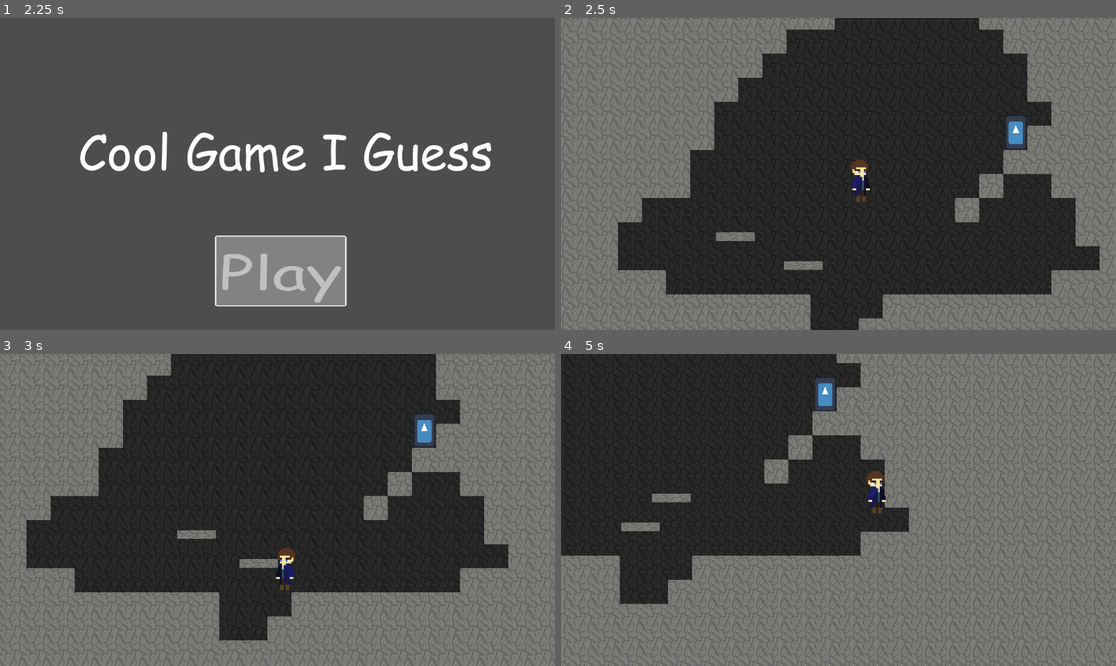
Above: before the commit, frames 1-4 (two rows, left to right).
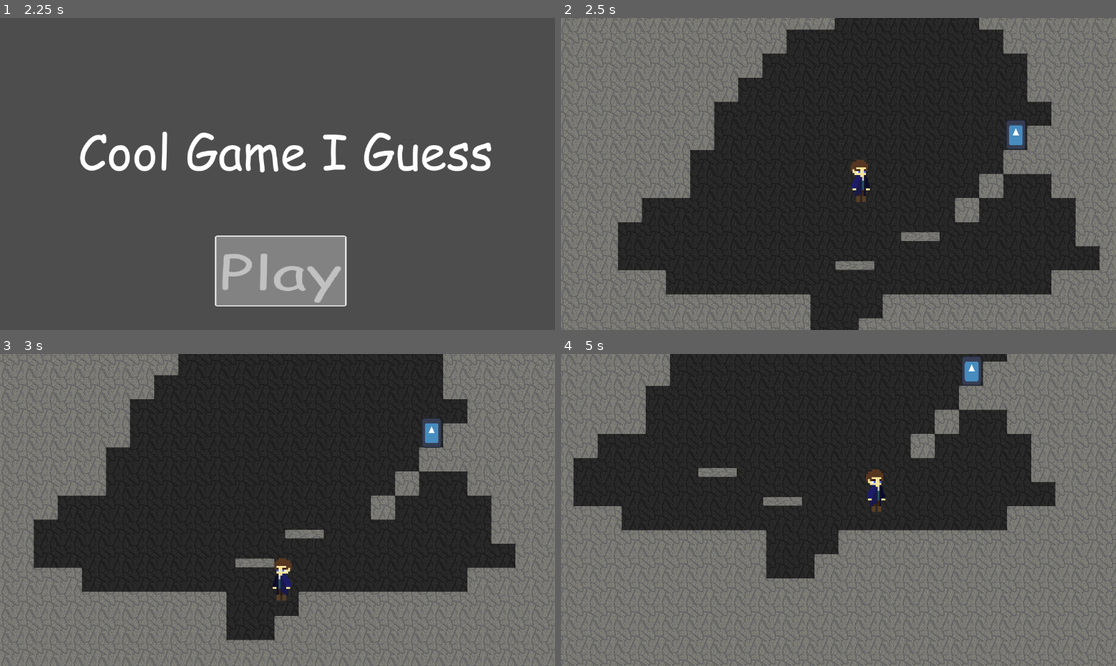
Above: after the commit, the same moments.

Repository: GitJustAPerson/Bullet-R.E.P.O.
Game: Godot game, scene res://assets/scenes/game.tscn
Two runs of this game, one before a commit and one after it. Both use one fixed random seed, a clock stepped at 60 frames per second and the inputs below. The engine's default icon, where the game draws it, is replaced by a stand-in: a white triangle on a blue panel in a dark square.
Inputs:
- Up to frame 1 (2.25 s): click "Play" at 0.5 s; hold E (interact, bound only after the commit) 1.28-2.03 s; hold D (walk_right) from 1.28 s (still down); tap Space (walk_jump) at 1.52 s; tap E (interact, bound only after the commit) at 2.1 s
- Up to frame 2 (2.5 s): keep holding D (walk_right); tap Space (walk_jump) at 2.27 s
- Up to frame 3 (3 s): release D (walk_right) at 2.78 s; hold A (walk_left) from 2.78 s (still down); hold E (interact, bound only after the commit) from 2.78 s (still down)
- Up to frame 4 (5 s): release A (walk_left) at 3.53 s; release E (interact, bound only after the commit) at 3.53 s; hold D (walk_right) from 3.53 s (still down); tap E (interact, bound only after the commit) at 3.6 s; tap Space (walk_jump) at 3.77, 4.52 s; hold E (interact, bound only after the commit) from 4.28 s (still down)

Frame 1 is identical in both runs. In frame 2, 0.9% of the frame differs, in the area x 27-84%, y 31-81%; in frame 3, 8.8%; in frame 4, 33%, in the area x 0-100%, y 0-100%.

Commit message:
Added a basic level door scene

Diff:
--- /dev/null
+++ b/assets/scenes/basic_level_door.tscn
@@ -0,0 +1,20 @@
+[gd_scene load_steps=4 format=3 uid="uid://jj145i5i5veh"]
+
+[ext_resource type="Script" uid="uid://dja6tdqaj0cjt" path="res://assets/scripts/level_door.gd" id="1_3jq4f"]
+[ext_resource type="Texture2D" uid="uid://b5gr75wg2qjdc" path="res://icon.svg" id="2_k7jaa"]
+
+[sub_resource type="RectangleShape2D" id="RectangleShape2D_j8ygl"]
+size = Vector2(127, 125)
+
+[node name="LevelDoor" type="Area2D"]
+script = ExtResource("1_3jq4f")
+metadata/_custom_type_script = "uid://dja6tdqaj0cjt"
+
+[node name="Sprite2D" type="Sprite2D" parent="."]
+scale = Vector2(0.32, 0.487)
+texture = ExtResource("2_k7jaa")
+
+[node name="CollisionShape2D" type="CollisionShape2D" parent="."]
+position = Vector2(0.5, -0.5)
+scale = Vector2(0.32, 0.487)
+shape = SubResource("RectangleShape2D_j8ygl")
--- a/assets/scenes/levels/other_test_level.tscn
+++ b/assets/scenes/levels/other_test_level.tscn
@@ -1,6 +1,7 @@
-[gd_scene load_steps=4 format=4 uid="uid://bal0t75lc286t"]
+[gd_scene load_steps=5 format=4 uid="uid://bal0t75lc286t"]
 
 [ext_resource type="Texture2D" uid="uid://bvtvic6bjyjtd" path="res://assets/sprites/Texture Sheet.png" id="1_ks0r6"]
+[ext_resource type="PackedScene" uid="uid://jj145i5i5veh" path="res://assets/scenes/basic_level_door.tscn" id="2_5rs0t"]
 
 [sub_resource type="TileSetAtlasSource" id="TileSetAtlasSource_5rs0t"]
 texture = ExtResource("1_ks0r6")
@@ -24,5 +25,7 @@
 tile_map_data = PackedByteArray("AAD8/wEAAAAAAAAAAAD8/wIAAAAAAAAAAAD9/wIAAAAAAAAAAAD+/wIAAAAAAAAAAAACAAEAAAAAAAAAAAADAA …(27152 unchanged characters)…
 tile_set = SubResource("TileSet_qj0r4")
 
-[node name="StartingPos" type="Node2D" parent="."]
-position = Vector2(-130, -101)
+[node name="LevelDoor" parent="." instance=ExtResource("2_5rs0t")]
+position = Vector2(1, 119)
+DestinationLevel = "test_level"
+StartingPositionNode = "LevelDoor"
--- a/assets/scenes/levels/test_level.tscn
+++ b/assets/scenes/levels/test_level.tscn
@@ -1,8 +1,7 @@
-[gd_scene load_steps=11 format=4 uid="uid://epgc7qyaiknx"]
+[gd_scene load_steps=9 format=4 uid="uid://epgc7qyaiknx"]
 
 [ext_resource type="Texture2D" uid="uid://bvtvic6bjyjtd" path="res://assets/sprites/Texture Sheet.png" id="1_u1p23"]
-[ext_resource type="Script" uid="uid://dja6tdqaj0cjt" path="res://assets/scripts/level_door.gd" id="2_a2kxc"]
-[ext_resource type="Texture2D" uid="uid://b5gr75wg2qjdc" path="res://icon.svg" id="3_nd8wk"]
+[ext_resource type="PackedScene" uid="uid://jj145i5i5veh" path="res://assets/scenes/basic_level_door.tscn" id="2_a2kxc"]
 
 [sub_resource type="TileSetAtlasSource" id="TileSetAtlasSource_nd8wk"]
 texture = ExtResource("1_u1p23")
@@ -73,9 +72,6 @@
 &"moving_platform_test": SubResource("Animation_a2kxc")
 }
 
-[sub_resource type="RectangleShape2D" id="RectangleShape2D_nd8wk"]
-size = Vector2(43, 65)
-
 [node name="TestLevel" type="Node2D"]
 metadata/_edit_horizontal_guides_ = [90.0]
 
@@ -117,18 +113,7 @@
 }
 autoplay = "moving_platform_test"
 
-[node name="LevelDoor" type="Area2D" parent="."]
-position = Vector2(364, -262)
-script = ExtResource("2_a2kxc")
+[node name="LevelDoor" parent="." instance=ExtResource("2_a2kxc")]
+position = Vector2(376, -281)
 DestinationLevel = "other_test_level"
-StartingPositionNode = "StartingPos"
-metadata/_custom_type_script = "uid://dja6tdqaj0cjt"
-
-[node name="Sprite2D" type="Sprite2D" parent="LevelDoor"]
-position = Vector2(12, -24)
-scale = Vector2(-0.335944, 0.556385)
-texture = ExtResource("3_nd8wk")
-
-[node name="CollisionShape2D" type="CollisionShape2D" parent="LevelDoor"]
-position = Vector2(11.5, -24.5)
-shape = SubResource("RectangleShape2D_nd8wk")
+StartingPositionNode = "LevelDoor"
--- a/assets/scripts/level_door.gd
+++ b/assets/scripts/level_door.gd
@@ -3,29 +3,33 @@
 extends Area2D
 
 
-@onready var level_manager: LevelManager = get_parent().get_parent().get_parent().get_node("LevelManager")
+@onready var level_manager: LevelManager = get_parent().get_parent().get_node("LevelManager")
 
 @export var DestinationLevel: String;
 @export var StartingPositionNode: String;
 
 var has_entered = false;
 
-func _on_body_entered(body: Node2D):
-	if body.name == 'Player':
-		if not has_entered:
-			has_entered = true;
+func _input(event: InputEvent) -> void:
 
-			var new_level: Node = level_manager.load_level("res://assets/scenes/levels/" + DestinationLevel + ".tscn");
-			new_level.position = Vector2(0.0, 0.0);
-			get_parent().get_parent().get_parent().add_child(new_level)
+	if event.is_action_pressed("interact"):
+		var bodies: Array[Node2D] = get_overlapping_bodies();
 
-			var starting_node: Node2D = new_level.get_node(StartingPositionNode)
+		for body in bodies:
+			if body.name == 'Player':
+				if not has_entered:
+					has_entered = true;
 
-			body.position = starting_node.position;
+					body.velocity = Vector2(0.0, 0.0)
 
-			get_parent().queue_free()
+					var new_level: Node = level_manager.load_level("res://assets/scenes/levels/" + DestinationLevel + ".tscn");
+					new_level.position = Vector2(0.0, 0.0);
+					#get_parent().get_parent().get_parent().add_child(new_level)
 
-func _ready() -> void:
+					var starting_node: Node2D = new_level.get_node(StartingPositionNode)
 
-	body_entered.connect(_on_body_entered);
-	print(level_manager.load_level);
+					body.position = starting_node.position;
+
+					get_parent().queue_free()
+
+					break
--- a/assets/scripts/level_manager.gd
+++ b/assets/scripts/level_manager.gd
@@ -12,4 +12,5 @@
 	#print('test level')
 	LEVEL_FILE = load(level_name);
 	LOADED_LEVEL = LEVEL_FILE.instantiate();
-	return LOADED_LEVEL
+	get_parent().add_child(LOADED_LEVEL);
+	return LOADED_LEVEL;
--- a/assets/scripts/start_menu.gd
+++ b/assets/scripts/start_menu.gd
@@ -16,6 +16,7 @@
 
 	var level: Node2D = level_manager.load_level("res://assets/scenes/levels/test_level.tscn");
 	level.position = Vector2(0.0, 0.0);
+	level.visible = false;
 
 	audio_stream_player_2d.stream = PLAY_BUTTON_PRESSED;
 	audio_stream_player_2d.play();
@@ -33,6 +34,7 @@
 	title.queue_free();
 	button.queue_free();
 
-	add_child(level);
+	#add_child(level);
+	level.visible = true;
 
 	game_start.emit();
--- a/project.godot
+++ b/project.godot
@@ -41,6 +41,11 @@
 , Object(InputEventKey,"resource_local_to_scene":false,"resource_name":"","device":-1,"window_id":0,"alt_pressed":false …(183 unchanged characters)…
 ]
 }
+interact={
+"deadzone": 0.2,
+"events": [Object(InputEventKey,"resource_local_to_scene":false,"resource_name":"","device":-1,"window_id":0,"alt_pressed":false,"shift_pressed":false,"ctrl_pressed":false,"meta_pressed":false,"pressed":false,"keycode":0,"physical_keycode":69,"key_label":0,"unicode":101,"location":0,"echo":false,"script":null)
+]
+}
 
 [rendering]
 
